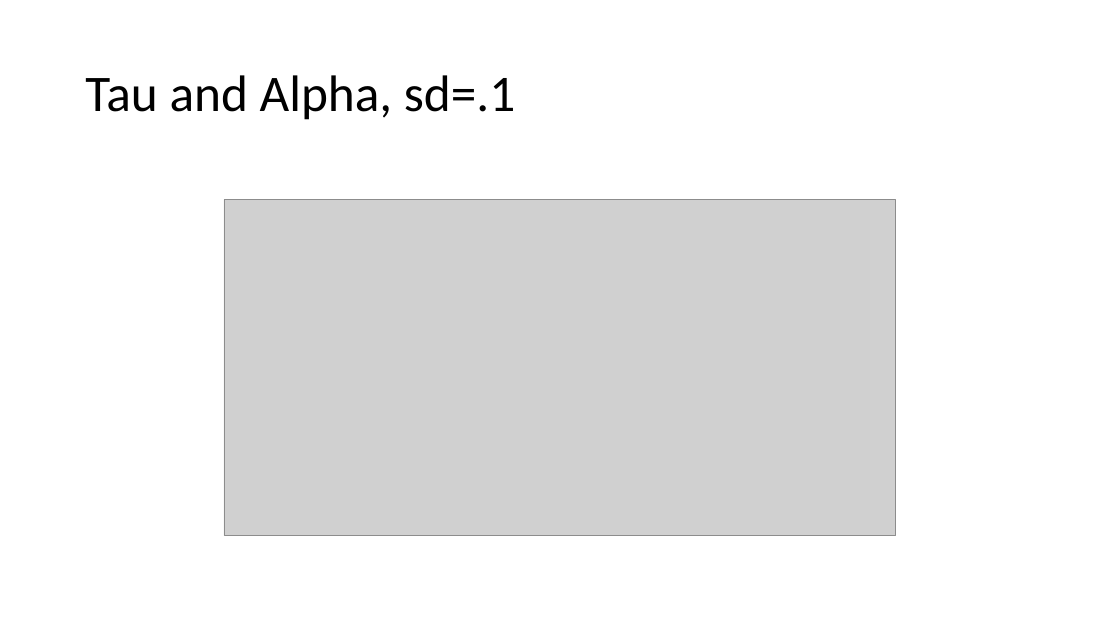
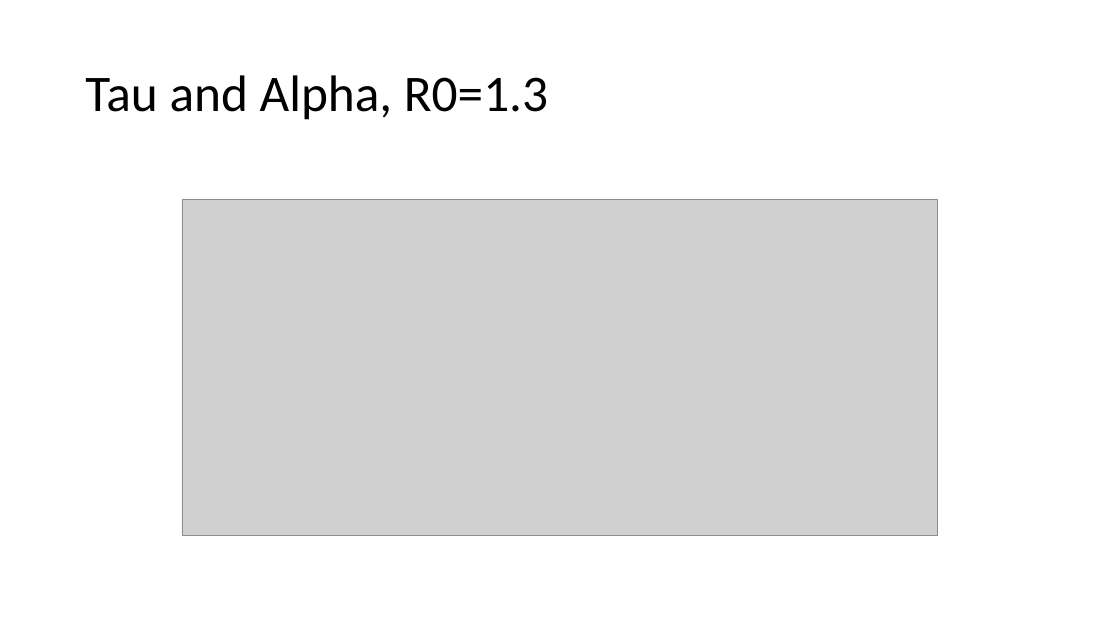
Before and after one commit to asbeagle/newGEM_SIR, a slide deck: slide 1 of someplotz.pptx (slide 2 before the commit). Drawn at 1120x630 pixels with LibreOffice and Linux fonts; fonts in the diff are those of the drawing; grey boxes stand for pictures. Boxes give left, top, right and bottom in pixels: in the first picture for what was removed or moved away, otherwise in the second. Text is boxed around its words. In the diff, an @@ line names an element or a change of style, - is before the commit and + after.

```diff
--- a/someplotz.pptx
+++ b/someplotz.pptx
@@ title at (85,75,548,120): text changed @@
-Tau and Alpha, sd=.1
+Tau and Alpha, R0=1.3
@@ picture: place and size @@
-picture at (224,200,897,536)
+picture at (182,200,939,536)
```
Also in this commit, not shown: 9 other slides changed, 5 slides added, 1 slide removed, 3 other files.
